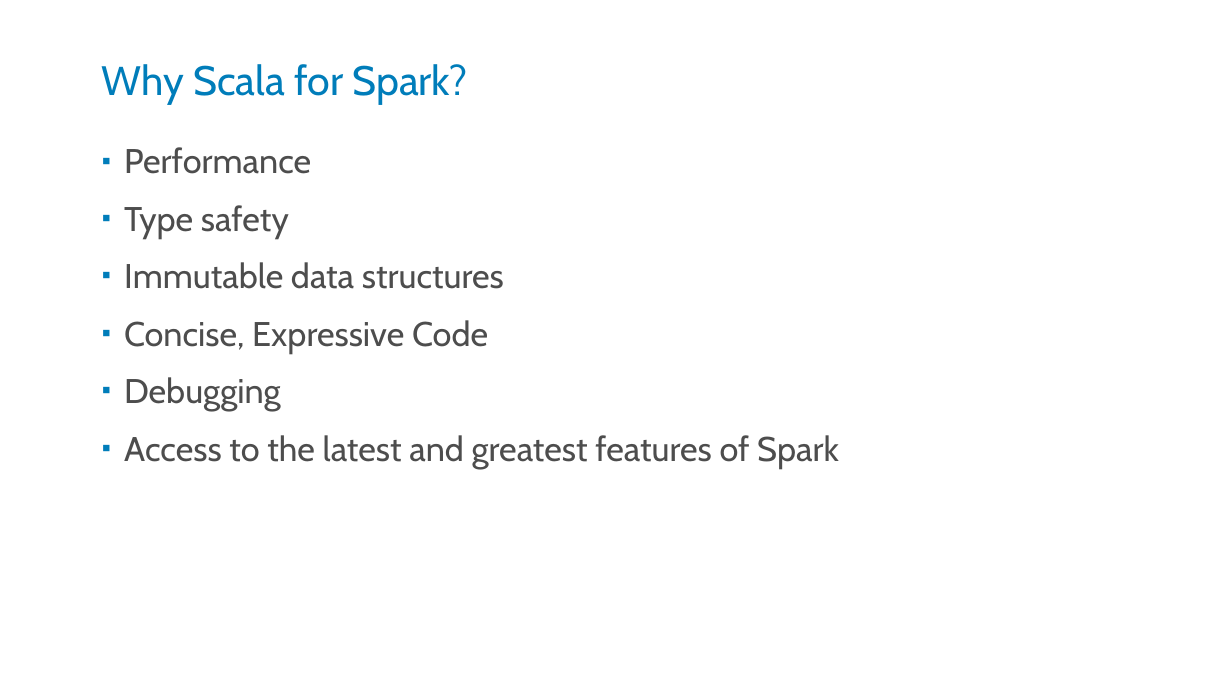
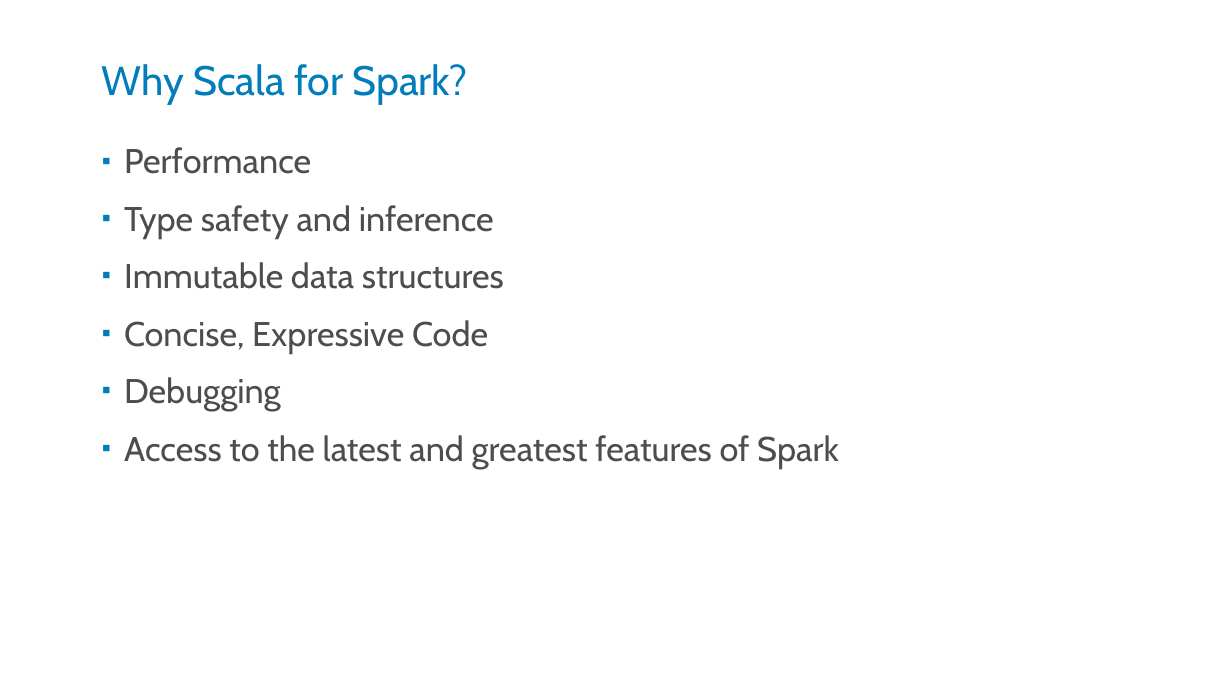
Before and after one commit to kstanaszek/SparkAndScalaInTandem, a slide deck: slide 13 of src/main/resources/slides.pptx. Drawn at 1232x693 pixels with LibreOffice and Linux fonts; fonts in the diff are those of the drawing. Boxes give left, top, right and bottom in pixels: in the first picture for what was removed or moved away, otherwise in the second. Text is boxed around its words. In the diff, an @@ line names an element or a change of style, - is before the commit and + after.

```diff
--- a/src/main/resources/slides.pptx
+++ b/src/main/resources/slides.pptx
@@ text at <box>124,205,494,239</box>: text changed @@
-▪ Type safety
+▪ Type safety and inference
```
Also in this commit, not shown: 5 other slides changed, 4 other files.
